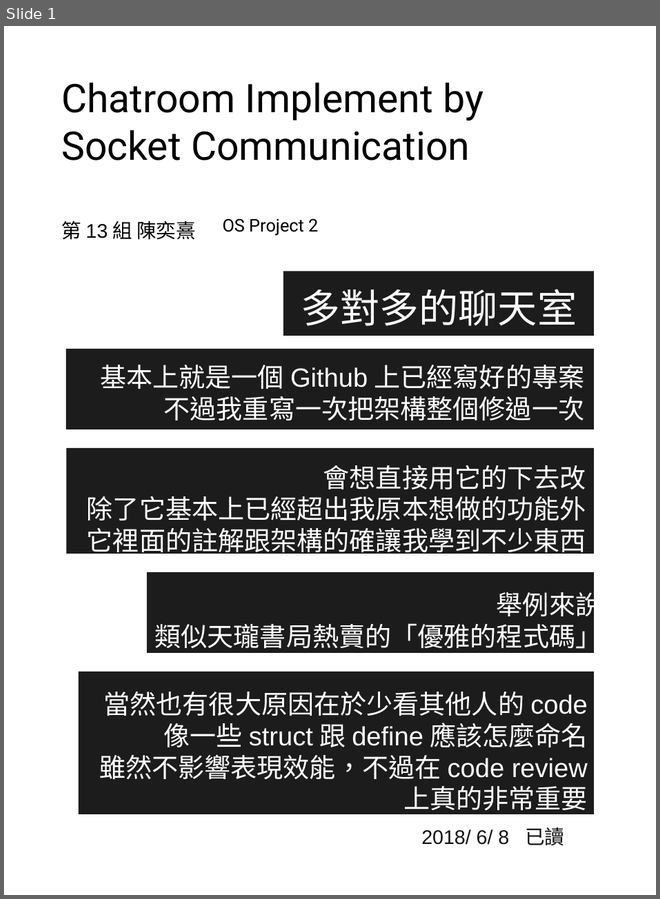
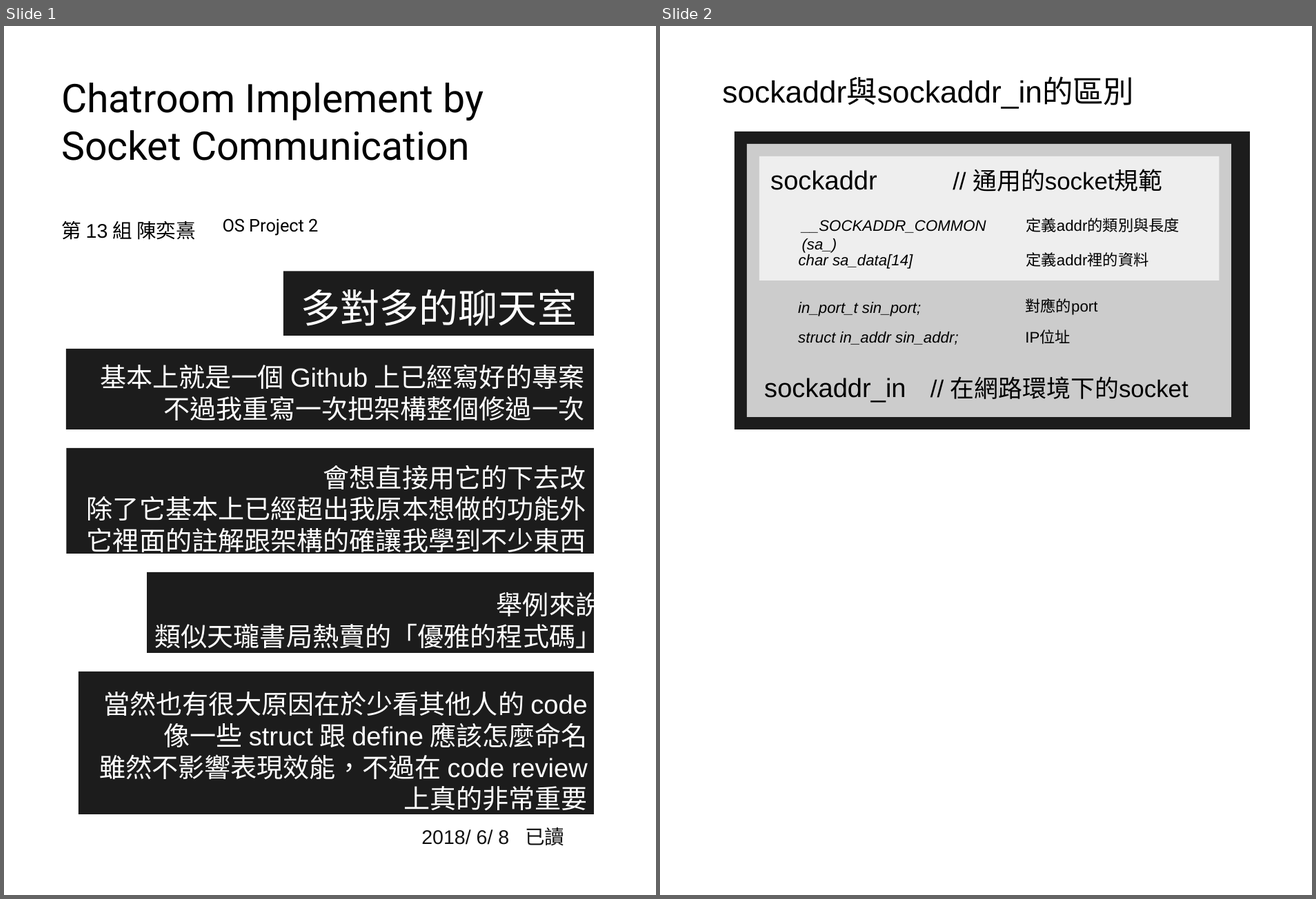
Before and after one commit to chenIshi/ChatRoom, a slide deck: version1.0/README.odp. Shown side by side, each under a label of ours: slide 1 before the commit, slides 1 and 2 after it. The pictures are 660x899 and 1316x899 pixels, drawn with LibreOffice and Linux fonts; fonts in the diff are those of the drawing. Boxes give left, top, right and bottom in pixels: in the first picture for what was removed or moved away, otherwise in the second. Text is boxed around its words. In the diff, an @@ line names an element or a change of style, - is before the commit and + after.

```diff
--- a/version1.0/README.odp
+++ b/version1.0/README.odp
@@ slide 2 added at bbox=[660, 26, 1312, 895], background #FFFFFF @@
@@ text added at bbox=[722, 78, 1134, 109], 28 pt, text #000000 @@
+sockaddr與sockaddr_in的區別
@@ rectangle added at bbox=[734, 132, 1250, 430], fill #1C1C1C @@
@@ rectangle added at bbox=[747, 144, 1231, 417], fill #CCCCCC @@
@@ rectangle added at bbox=[759, 156, 1219, 280], fill #EEEEEE @@
@@ text added at bbox=[770, 170, 877, 190], 24 pt, text #000000 @@
+sockaddr
@@ text added at bbox=[973, 169, 1162, 192], 22 pt, text #000000 @@
+// 通用的socket規範
@@ text added at bbox=[802, 220, 986, 253], 14 pt, text #000000, italic @@
+__SOCKADDR_COMMON (sa_)
@@ text added at bbox=[1026, 218, 1180, 232], 14 pt, text #000000 @@
+定義addr的類別與長度
@@ text added at bbox=[1026, 252, 1149, 267], 14 pt, text #000000 @@
+定義addr裡的資料
@@ text added at bbox=[799, 254, 913, 269], 14 pt, text #000000, italic @@
+char sa_data[14]
@@ text added at bbox=[798, 302, 921, 316], 14 pt, text #000000, italic @@
+in_port_t sin_port;
@@ text added at bbox=[1025, 299, 1097, 315], 14 pt, text #000000 @@
+對應的port
@@ text added at bbox=[798, 332, 959, 345], 14 pt, text #000000, italic @@
+struct in_addr sin_addr;
@@ text added at bbox=[1025, 331, 1071, 344], 14 pt, text #000000 @@
+IP位址
@@ text added at bbox=[950, 377, 1189, 399], 22 pt, text #000000 @@
+// 在網路環境下的socket
@@ text added at bbox=[764, 378, 906, 403], 24 pt, text #000000 @@
+sockaddr_in
```
Also in this commit, not shown: 3 other slides added, 1 slide removed, 7 other files.
